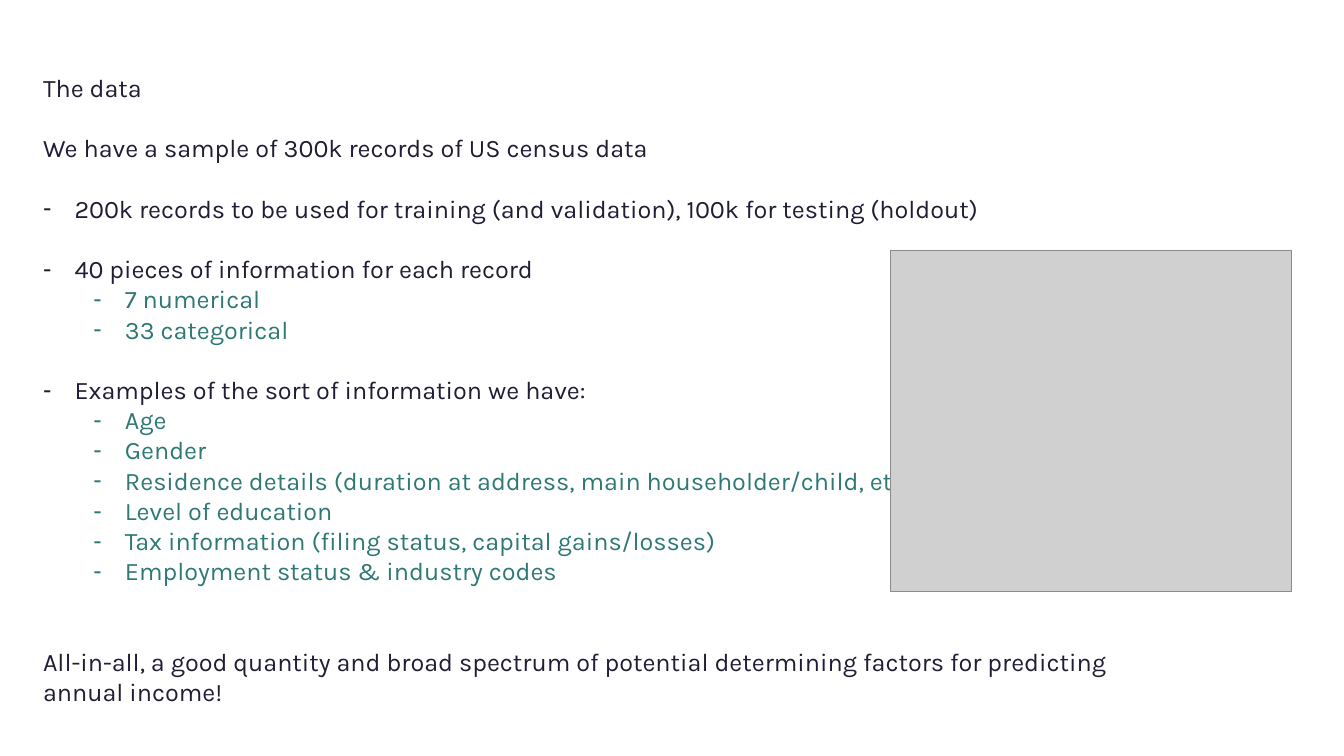
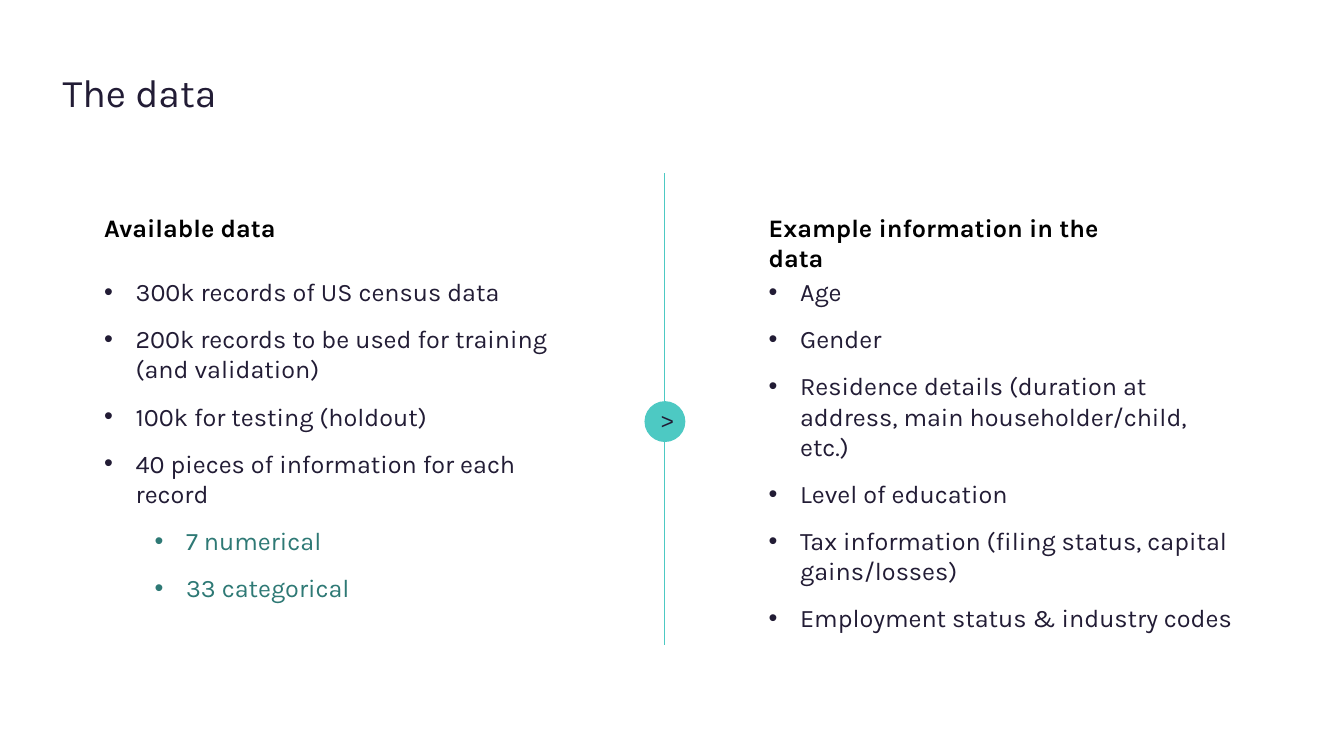
Before and after one commit to srdgaf/us_census, a slide deck: slide 5 of Census.pptx (slide 4 before the commit). Drawn at 1344x756 pixels with LibreOffice and Linux fonts; fonts in the diff are those of the drawing; grey boxes stand for pictures. Boxes give left, top, right and bottom in pixels: in the first picture for what was removed or moved away, otherwise in the second. Text is boxed around its words. In the diff, an @@ line names an element or a change of style, - is before the commit and + after.

```diff
--- a/Census.pptx
+++ b/Census.pptx
@@ text added at (63, 80, 216, 108), 28 pt, text #221C35 @@
+The data
@@ line added from (665, 173) to (665, 645), #4DC9C3 0.75 pt @@
@@ text added at (104, 219, 276, 238), 18 pt, text #000000, bold @@
+Available data
@@ text added at (769, 219, 1098, 268), 18 pt, text #000000, bold @@
+Example information in the data
@@ picture removed at (890, 251, 1293, 592) @@
@@ text "300k records of US census ...": place and size @@
-text "300k records of US census ..." at (43, 79, 1106, 702)
+text "300k records of US census ..." at (136, 283, 547, 551)
@@ text at (136, 283, 547, 432): text changed @@
-The data
-We have a sample of 300k records of US census data
-– 200k records to be used for training (and validation), 100k for testing (holdout)
+• 300k records of US census data
+• 200k records to be used for training (and validation)
+• 100k for testing (holdout)
@@ text added at (800, 285, 1232, 633), 18 pt, text #221C35 @@
+• Age
+• Gender
+• Residence details (duration at address, main householder/child, etc.)
+• Level of education
+• Tax information (filing status, capital gains/losses)
+• Employment status & industry codes
@@ text at (43, 381, 1106, 702): paragraphs removed @@
-– Examples of the sort of information we have:
-  – Age
-  – Gender
-  – Residence details (duration at address, main householder/child, etc.)
-  – Level of education
-  – Tax information (filing status, capital gains/losses)
-  – Employment status & industry codes
-All-in-all, a good quantity and broad spectrum of potential determining factors for predicting annual income!
@@ ellipse added at (645, 402, 685, 442), fill #4DC9C3, outline #4DC9C3 0.85 pt, 16 pt, text #221C35 @@
+>
@@ text at (136, 455, 515, 551): bullet - to •; more space between paragraphs @@
```
Also in this commit, not shown: 7 other slides changed, 7 slides added, 7 slides removed.
